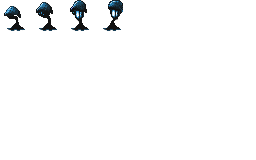
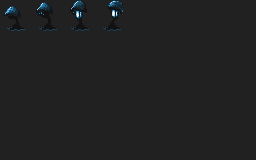
Layered file, before and after one edit (256×160). Changes by layer:
showed "Layer 20" over (0, 0, 256, 160)
